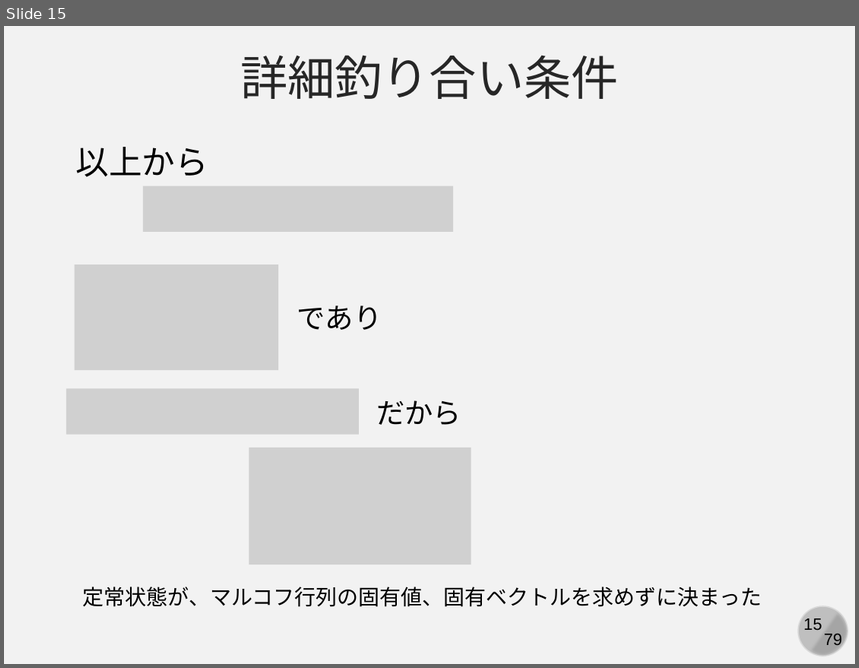
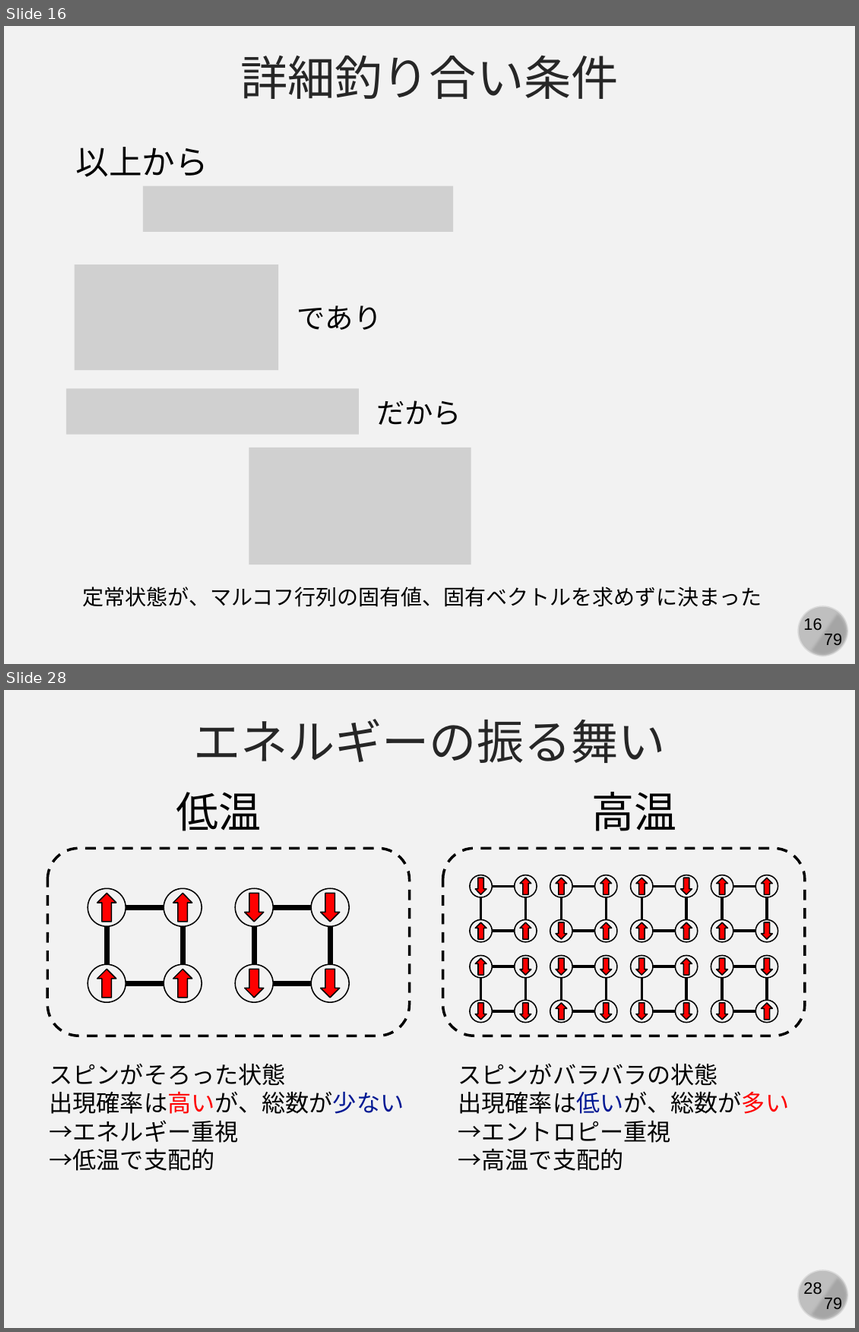
Before and after one commit to kaityo256/simulation_engineering, a slide deck: markov_chain/markov.pptx. Shown one above the other, each under a label of ours: slide 15 before the commit, slides 16 and 28 after it; the slides between them are not shown. The pictures are 859x668 and 859x1332 pixels, drawn with LibreOffice and Linux fonts; fonts in the diff are those of the drawing; grey boxes stand for pictures. Boxes give left, top, right and bottom in pixels: in the first picture for what was removed or moved away, otherwise in the second. Text is boxed around its words. In the diff, an @@ line names an element or a change of style, - is before the commit and + after.

```diff
--- a/markov_chain/markov.pptx
+++ b/markov_chain/markov.pptx
@@ slide 28 added at box(4, 690, 855, 1328), background #F2F2F2; not listed: 4 template elements that a slide beside it also shows @@
@@ text added at box(193, 719, 666, 763), 40 pt, text #262626 @@
+エネルギーの振る舞い
@@ text added at box(177, 792, 262, 831), 36 pt, text #000000 @@
+低温
@@ text added at box(592, 792, 677, 831), 36 pt, text #000000 @@
+高温
@@ rounded rectangle added at box(47, 848, 409, 1036), outline #000000 2.25 pt dashed @@
@@ group added at box(88, 888, 202, 1003): 4 ellipses, 4 down arrows, 4 lines @@
@@ group added at box(236, 888, 350, 1003): 4 ellipses, 4 down arrows, 4 lines @@
@@ group added at box(443, 848, 805, 1036): 32 ellipses, 32 down arrows, 32 lines, 1 rounded rectangle @@
@@ text added at box(49, 1063, 404, 1171), 20 pt, text #000000 @@
+スピンがそろった状態
+出現確率は高いが、総数が少ない
+→エネルギー重視
+→低温で支配的
@@ text added at box(458, 1063, 789, 1171), 20 pt, text #000000 @@
+スピンがバラバラの状態
+出現確率は低いが、総数が多い
+→エントロピー重視
+→高温で支配的
@@ what was slide 15 is now slide 16 @@
@@ page number at box(804, 619, 822, 630): text changed @@
-15
+16
```
Also in this commit, not shown: 1 slide changed, 21 other slides added, 2 slides removed.
